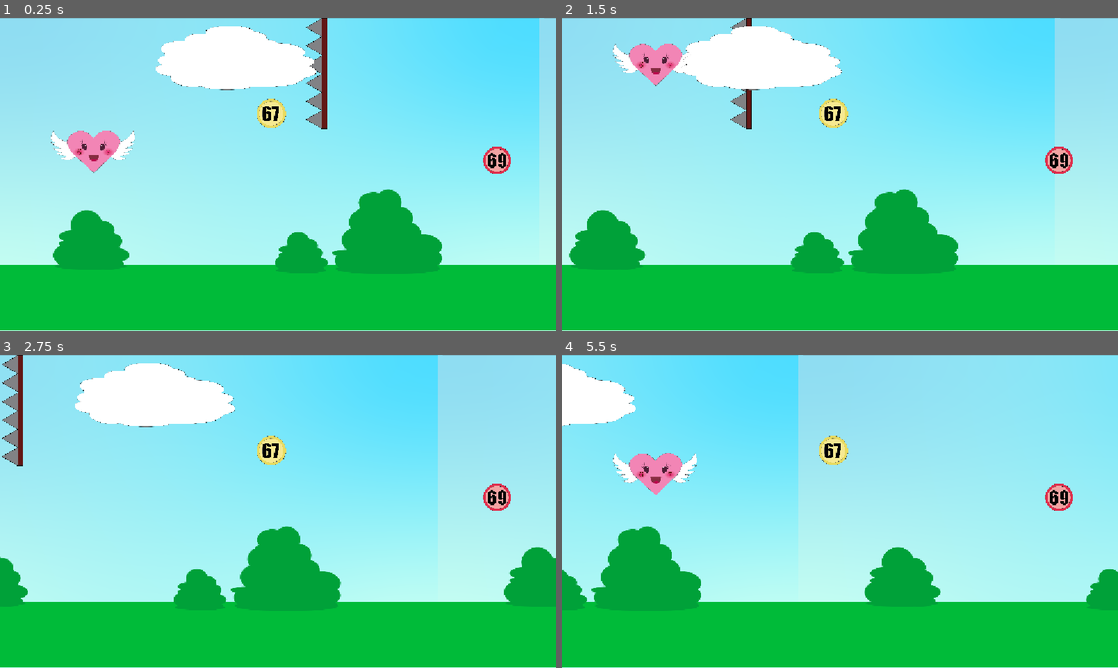
Above: before the commit, frames 1-4 (two rows, left to right).
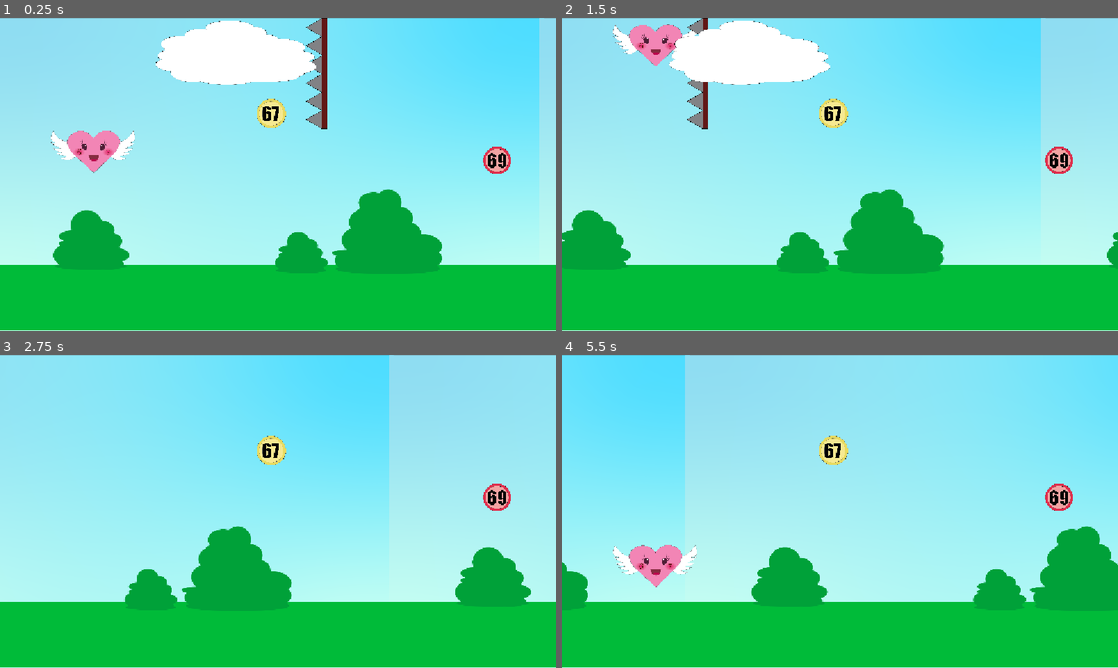
Above: after the commit, the same moments.

Repository: leadomic0909/bounce-back-67
Game: Godot game, scene res://BounceBack67.tscn
Two runs of this game, one before a commit and one after it. Both use one fixed random seed, a clock stepped at 60 frames per second and the inputs below.
Inputs:
- Up to frame 1 (0.25 s): no input
- Up to frame 2 (1.5 s): hold Up (ui_up) 0.53-1.28 s; hold Down (ui_down) from 1.28 s (still down)
- Up to frame 3 (2.75 s): release Down (ui_down) at 2.03 s; hold Up (ui_up) from 2.03 s (still down)
- Up to frame 4 (5.5 s): release Up (ui_up) at 3.53 s; hold Down (ui_down) from 3.53 s (still down)

The runs differ from the first frame. In frame 1, 1.0% of the frame differs, in the area x 28-57%, y 0-24%; in frame 2, 7.9%; in frame 3, 18%; in frame 4, 27%, in the area x 0-100%, y 0-82%.

Commit message:
aaa

Diff:
--- a/BounceBack67.tscn
+++ b/BounceBack67.tscn
@@ -72,12 +72,12 @@
 script = ExtResource("7_svhgf")
 
 [node name="Sprite2D" type="Sprite2D" parent="oblak" unique_id=1412087420]
-position = Vector2(509, 82)
+position = Vector2(509.00003, 72)
 scale = Vector2(0.21721312, 0.2172131)
 texture = ExtResource("6_n0txk")
 
-[node name="CollisionPolygon2D" type="CollisionPolygon2D" parent="oblak" unique_id=987052387]
-polygon = PackedVector2Array(361, 78, 362, 74, 357, 71, 352, 63, 355, 59, 365, 52, 377, 49, 384, 48, 396, 47, 404, 48, 403, 42, 411, 37, 423, 33, 431, 33, 437, 33, 444, 33, 447, 34, 446, 27, 450, 23, 477, 17, 500, 16, 532, 19, 545, 26, 546, 29, 565, 33, 571, 38, 572, 43, 590, 48, 596, 51, 613, 53, 632, 58, 645, 62, 650, 66, 652, 73, 648, 78, 667, 84, 672, 90, 671, 94, 662, 101, 673, 106, 675, 111, 673, 115, 665, 120, 653, 125, 648, 126, 645, 129, 639, 131, 636, 133, 632, 135, 619, 139, 607, 141, 588, 142, 560, 142, 546, 142, 542, 140, 540, 142, 535, 144, 511, 147, 493, 148, 462, 147, 442, 143, 434, 141, 418, 143, 396, 140, 379, 133, 372, 123, 372, 119, 352, 116, 343, 109, 342, 101, 351, 98, 356, 96, 349, 93, 346, 88, 349, 83, 355, 80)
+[node name="CollisionPolygon2D" type="CollisionPolygon2D" parent="oblak" unique_id=1955471803]
+polygon = PackedVector2Array(528, 19, 471, 18, 452, 30, 420, 44, 392, 54, 375, 69, 371, 92, 383, 104, 407, 109, 427, 118, 486, 123, 543, 120, 578, 115, 615, 111, 633, 106, 647, 98, 646, 78, 628, 61, 573, 42)
 
 [node name="Area2D" type="Area2D" parent="." unique_id=221863669]
 
--- a/oblak.gd
+++ b/oblak.gd
@@ -4,6 +4,8 @@
 
 func _process(delta):
 	position.x -= speed*delta
+
+var disappearing = false
 
 func _on_body_entered(body):
 	print("Nešto je dotaknulo oblak")
@@ -12,9 +14,19 @@
 		print("Pozvana je funkcija")
 		body.slow_down()
 
+	if body.name == "Player" and not disappearing:
+		disappearing = true
+		set_deferred("monitoring", false)
 
+		body.set_physics_process(false)
+		body.set_process_input(false)
 
+		var tween = create_tween()
+		tween.tween_property(self, "modulate:a", 0.0, 0.4)
 
-# Called when the node enters the scene tree for the first time.
+		await tween.finished
 
-# Called every frame. 'delta' is the elapsed time since the previous frame.
+		body.set_physics_process(true)
+		body.set_process_input(true)
+
+		queue_free()
--- a/player.gd
+++ b/player.gd
@@ -9,7 +9,7 @@
 	slow_active = true
 	Engine.time_scale = 0.5
 
-	await get_tree().create_timer(1.5, true, false, true).timeout
+	await get_tree().create_timer(0.4, true, false, true).timeout
 
 	Engine.time_scale = 2.0
 	print("Normalna brzina vraćena")
@@ -32,11 +32,12 @@
 
 
 
+
 # Called every frame. 'delta' is the elapsed time since the previous fra
 func _on_body_entered(body):
 
 
 	if body.name == "Player":
 		Engine.time_scale = 0.5
-		await get_tree().create_timer(1.5, true, false, true).timeout
+		await get_tree().create_timer(0.4, true, false, true).timeout
 		Engine.time_scale = 2.0
Not shown, added: BounceBack67.tscn5244217656.tmp
